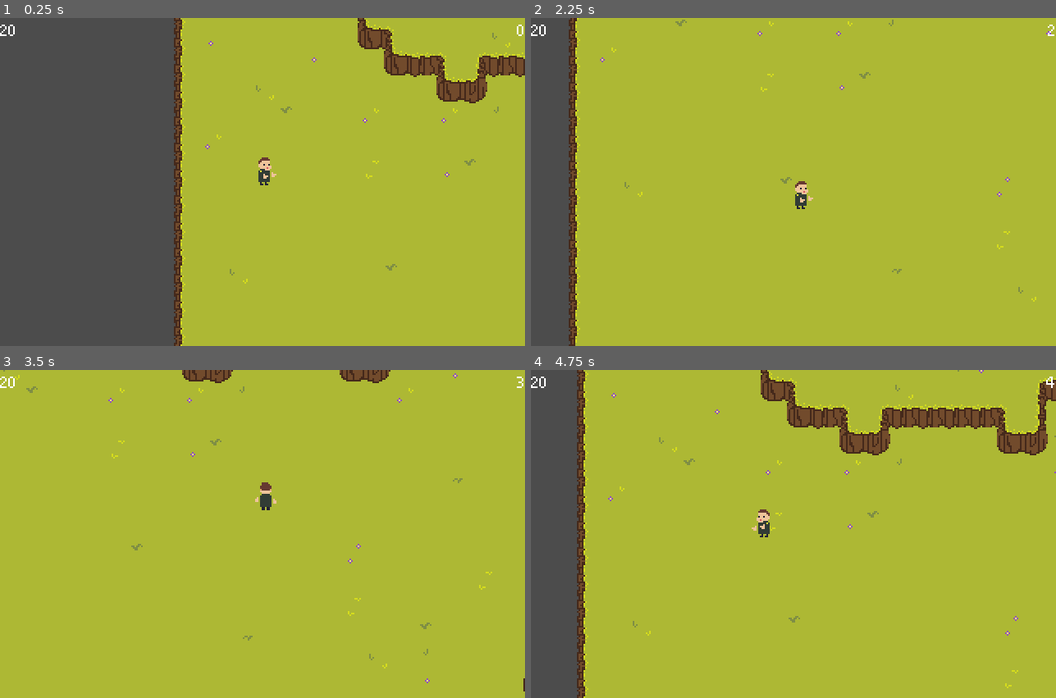
Above: before the commit, frames 1-4 (two rows, left to right).
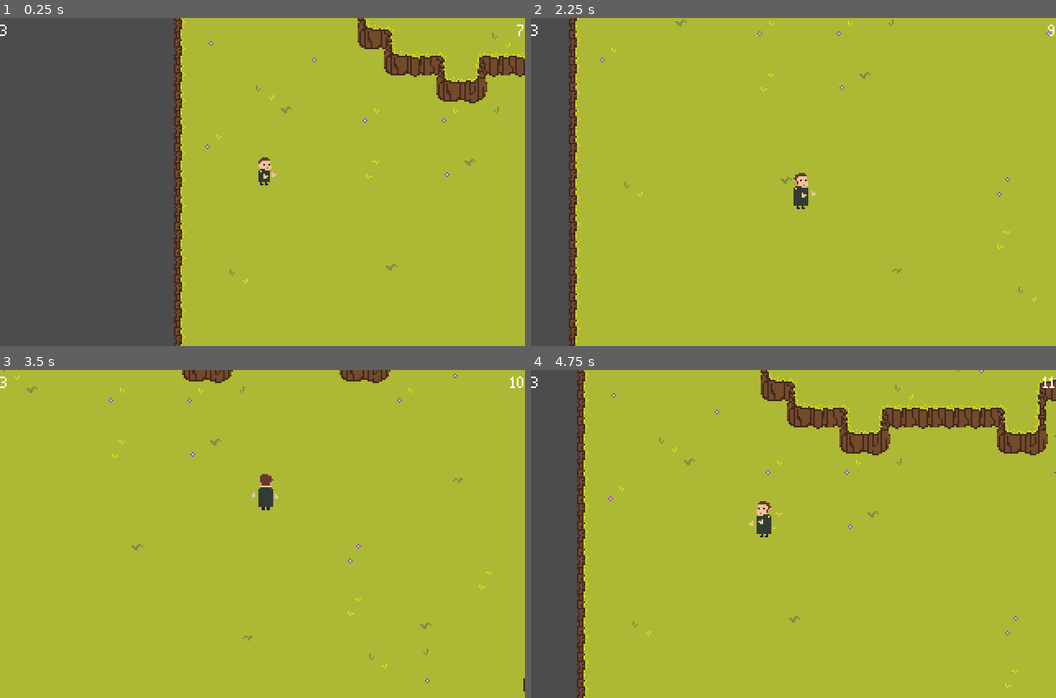
Above: after the commit, the same moments.

Repository: TeamKebab/GodotWildJam24
Game: Godot game, scene res://src/gui/Start.tscn
The game is run twice, just before and just after one commit, with the same random seed, the same clock (stepped at 60 frames per second) and the same inputs.
Inputs:
- Up to frame 1 (0.25 s): no input
- Up to frame 2 (2.25 s): tap Enter (ui_accept) at 0.5, 0.77, 1.52 s; hold Right (ui_right) 0.53-1.28 s; hold Down (ui_down) 1.28-2.03 s; hold Right (ui_right) from 2.03 s (still down)
- Up to frame 3 (3.5 s): release Right (ui_right) at 2.78 s; hold Up (ui_up) from 2.78 s (still down); tap Enter (ui_accept) at 3.02 s
- Up to frame 4 (4.75 s): release Up (ui_up) at 3.53 s; hold Left (ui_left) from 3.53 s (still down); tap Enter (ui_accept) at 3.77, 4.52 s

The runs differ from the first frame. In frame 1, less than 0.1% of the frame differs, in the area x 0-100%, y 2-6%; in frame 2, 0.2%; in frame 3, 0.3%; in frame 4, 0.3%, in the area x 0-100%, y 2-50%.

Commit message:
orc hero

Diff:
--- a/src/components/Attack.gd
+++ b/src/components/Attack.gd
@@ -5,12 +5,9 @@
 signal attacked(targets)
 
 
-export var damage: int = 1
-export var knockback_strength: int = 150
 export var single_hit: bool = true
 export var area_attack: bool = false
 export var attack_cooldown: float = 1
-
 
 var attacked_targets = []
 
--- a/src/components/HP.gd
+++ b/src/components/HP.gd
@@ -7,8 +7,7 @@
 
 var max_hp: int = 1 setget _set_max_hp
 var hp : int setget _set_hp
-var invulnerable_to = []
-var vulnerable_to = []
+var immune_to = []
 
 func _init(start_max_hp):
 	max_hp = start_max_hp
@@ -20,7 +19,7 @@
 
 
 func damage(damage, type):
-	if not invulnerable_to.has(type) or vulnerable_to.has(type):
+	if not immune_to.has(type):
 		_set_hp(hp - damage)
 
 
--- a/src/components/MeleeAttack.gd
+++ b/src/components/MeleeAttack.gd
@@ -1,11 +1,17 @@
 tool
 extends Attack
+
+
+export var damage: int = 1
+export var knockback_strength: int = 150
+
+export(String, "Normal", "Whomping", "Fire") var attack_type = "Normal"
 
 
 func do_target_effect(target_hurtbox):
 	var target = target_hurtbox.get_parent()
 
-	target.hp.damage(damage, "normal")
+	target.hp.damage(damage, attack_type)
 
 	var parent_position = get_parent().position
 	var knockback_direction = parent_position.direction_to(target.position)
--- a/src/entities/Breakable.gd
+++ b/src/entities/Breakable.gd
@@ -4,24 +4,34 @@
 const HP = preload("res://src/components/HP.gd")
 
 
-export(Array, String) var vulnerable_to = [] setget _set_vulnerable_to
-export var max_hp: int = 1
+export(Array, String, "Normal", "Whomping", "Fire") var immune_to = [] setget _set_immune_to
+export var max_hp: int = 1 setget _set_max_hp
 
 
-onready var hp = HP.new(max_hp)
+var hp = HP.new(max_hp)
 
 
 func _ready():
 	hp.connect("died", self, "destroy")
-	hp.vulnerable_to = vulnerable_to
+	hp.immune_to = immune_to
+	hp.max_hp = max_hp
+
+
+func knockback(strength):
+	pass
 
 
 func destroy():
 	queue_free()
 
 
-func _set_vulnerable_to(new_value):
-	vulnerable_to = new_value
+func _set_max_hp(new_max_hp):
+	max_hp = new_max_hp
+	hp.max_hp = max_hp
+
+
+func _set_immune_to(new_value):
+	immune_to = new_value
 
 	if hp != null:
-		hp.vulnerable_to = vulnerable_to
+		hp.immune_to = immune_to
--- a/src/entities/Fence.tscn
+++ b/src/entities/Fence.tscn
@@ -11,13 +11,16 @@
 
 [node name="Fence" instance=ExtResource( 1 )]
 collision_layer = 2
-vulnerable_to = [ "Whomping" ]
+immune_to = [ "Normal" ]
 
 [node name="CollisionShape2D" parent="." index="0"]
+visible = false
+modulate = Color( 1, 1, 1, 0.129412 )
 position = Vector2( 0, 2 )
 shape = SubResource( 1 )
 
 [node name="HurtBox" parent="." index="1"]
+modulate = Color( 0.388235, 0.631373, 0.117647, 0.662745 )
 position = Vector2( 0, -3 )
 collision_layer = 128
 collision_mask = 2147483648
--- a/src/entities/Projectile.gd
+++ b/src/entities/Projectile.gd
@@ -52,7 +52,7 @@
 
 
 func do_target_effect(target):
-	target.hp.damage(damage, "normal")
+	target.hp.damage(damage, "Normal")
 	target.knockback(motion.normalized() * knockback_strength)
 
 
--- /dev/null
+++ b/src/entities/characters/HumanHero.tscn
@@ -0,0 +1,21 @@
+[gd_scene load_steps=5 format=2]
+
+[ext_resource path="res://src/entities/characters/Player.tscn" type="PackedScene" id=1]
+[ext_resource path="res://assets/sprites/hero.png" type="Texture" id=2]
+
+[sub_resource type="AnimationNodeStateMachinePlayback" id=1]
+
+[sub_resource type="AnimationNodeStateMachinePlayback" id=2]
+
+[node name="Player" instance=ExtResource( 1 )]
+max_hp = 3
+
+[node name="Sprite" parent="." index="2"]
+texture = ExtResource( 2 )
+
+[node name="AnimationTree" parent="." index="6"]
+parameters/Action/playback = SubResource( 1 )
+parameters/Age/playback = SubResource( 2 )
+
+[node name="DetectionBox" parent="." index="7"]
+modulate = Color( 1, 1, 1, 0.419608 )
--- /dev/null
+++ b/src/entities/characters/OrcHero.tscn
@@ -0,0 +1,21 @@
+[gd_scene load_steps=5 format=2]
+
+[ext_resource path="res://src/entities/characters/Player.tscn" type="PackedScene" id=1]
+[ext_resource path="res://assets/sprites/orc.png" type="Texture" id=2]
+
+[sub_resource type="AnimationNodeStateMachinePlayback" id=1]
+
+[sub_resource type="AnimationNodeStateMachinePlayback" id=2]
+
+[node name="Player" instance=ExtResource( 1 )]
+
+[node name="Sprite" parent="." index="2"]
+texture = ExtResource( 2 )
+
+[node name="AnimationTree" parent="." index="6"]
+parameters/Action/playback = SubResource( 1 )
+parameters/Age/playback = SubResource( 2 )
+
+[node name="Attack" parent="." index="9"]
+damage = 2
+attack_type = "Whomping"
--- a/src/entities/characters/Player.gd
+++ b/src/entities/characters/Player.gd
@@ -25,6 +25,7 @@
 export(String, "Right", "Left", "Up", "Down") var facing_direction = "Down" setget _set_facing_direction
 export(String, "Teen", "Adult", "Elder") var age = "Teen" setget _set_age
 
+export var max_hp = 10 setget _set_max_hp
 
 var acceleration: float = 300
 var max_speed: float = 100
@@ -34,8 +35,8 @@
 var interacting_item = null
 var state = State.Move
 
-var hp = HP.new(Game.max_hp)
-var _baby = null
+var hp = HP.new(max_hp)
+var baby = null
 
 var parent = ""
 var race = "human"
@@ -49,16 +50,23 @@
 onready var animationState = animationTree.get("parameters/Action/playback")
 
 
+func init(from_parent):
+	if Engine.editor_hint:
+		return
+
+	parent = from_parent
+
+
 func _ready():
 	if Engine.editor_hint:
 		return
 
 	Game.connect("time_passes", self, "_on_time_passes")
-	Game.connect("day_ended", self, "_on_day_ended")
 
 	detection.connect("body_entered", self, "_on_detection_body_entered")
 	detection.connect("body_exited", self, "_on_detection_body_exited")
 
+	baby_sprite.hide()
 	set_sprite_sheet()
 
 
@@ -97,44 +105,21 @@
 	return "a basic hero"
 
 
-func have_child(baby):
-	if _baby != null:
-		return
-
-	_baby = baby
+func have_child(new_baby):
+	if has_child():
+		return
+
+	baby = new_baby
 	baby_sprite.set_texture(RACE_TEXTURES[baby.race])
 	baby_sprite.show()
 
 
 func has_child():
-	return _baby != null
+	return baby != null
 
 
 func is_in_reproductive_age():
 	return age == "Adult" or age == "Elder"
-
-
-func die():
-	Game.add_hero_to_dynasty(self)
-
-	if _baby == null:
-		Game.game_over()
-	else:
-		grow_up_baby()
-
-
-func grow_up_baby():
-	parent = _baby.parent
-	race = _baby.race
-	# todo: set other baby attributes
-
-	hp.max_hp = Game.max_hp
-
-	animationAge.travel("Teen")
-	sprite.set_texture(RACE_TEXTURES[race])
-
-	baby_sprite.hide()
-	_baby = null
 
 
 func interact(item):
@@ -200,8 +185,9 @@
 				animationAge.travel("Elder")
 
 
-func _on_day_ended():
-	die()
+func _set_max_hp(new_max_hp):
+	max_hp = new_max_hp
+	hp.max_hp = max_hp
 
 
 func _set_age(new_age):
--- a/src/entities/characters/Player.tscn
+++ b/src/entities/characters/Player.tscn
@@ -82,7 +82,7 @@
 nodes/DirectionAction/node = SubResource( 15 )
 nodes/DirectionAction/position = Vector2( 480, 40 )
 nodes/output/position = Vector2( 960, 140 )
-node_connections = [ "output", 0, "All", "DirectionAction", 0, "Action", "DirectionAction", 1, "Direction", "All", 0, "DirectionAction", "All", 1, "Age" ]
+node_connections = [ "output", 0, "All", "All", 0, "DirectionAction", "All", 1, "Age", "DirectionAction", 0, "Action", "DirectionAction", 1, "Direction" ]
 
 [sub_resource type="AnimationNodeStateMachinePlayback" id=17]
 
@@ -118,7 +118,6 @@
 
 [node name="Sprite" type="Sprite" parent="."]
 position = Vector2( 0.5, -10 )
-texture = ExtResource( 1 )
 region_enabled = true
 region_rect = Rect2( 24, 0, 24, 24 )
 
@@ -163,14 +162,12 @@
 position = Vector2( 8, -6 )
 collision_mask = 320
 shape = SubResource( 19 )
-disabled = false
 
 [node name="HurtBox" parent="." instance=ExtResource( 5 )]
 position = Vector2( 0.111362, -6.45676 )
 collision_layer = 32
 collision_mask = 0
 shape = SubResource( 20 )
-disabled = false
 
 [node name="Attack" parent="." instance=ExtResource( 6 )]
 position = Vector2( 8.11136, -6.45676 )
@@ -178,7 +175,4 @@
 collision_mask = 128
 shape = SubResource( 21 )
 disabled = true
-damage = 1
 knockback_strength = 50
-single_hit = true
-area_attack = false
--- a/src/entities/monsters/ElfArcher.tscn
+++ b/src/entities/monsters/ElfArcher.tscn
@@ -81,5 +81,7 @@
 collision_layer = 0
 collision_mask = 32
 shape = SubResource( 6 )
+disabled = false
 single_hit = false
+area_attack = false
 Projectile = ExtResource( 12 )
--- a/src/globals/Game.gd
+++ b/src/globals/Game.gd
@@ -6,7 +6,11 @@
 signal player_hp_changed(hp)
 
 
-const Player = preload("res://src/entities/characters/Player.tscn")
+const PLAYER_RACES = {
+	"human": preload("res://src/entities/characters/HumanHero.tscn"),
+	"orc": preload("res://src/entities/characters/OrcHero.tscn"),
+
+}
 
 
 const START_MAP = "res://src/maps/TestLevel.tscn"
@@ -22,7 +26,6 @@
 
 
 var time_of_day: int = 0
-var max_hp: int = 20
 var hp: int setget , get_hp
 
 onready var timer : Timer = $Timer
@@ -34,13 +37,11 @@
 
 
 func start():
-	time_of_day = 0
+	time_of_day = ADULT_AGE - 2
 	hero_dynasty = []
 	map_state = {}
 
-	player = Player.instance()
-	player.hp.connect("hp_changed", self, "_on_player_hp_changed")
-	player.hp.connect("died", self, "_on_player_hp_died")
+	player = create_player()
 
 	go_to_map(START_MAP, "Default")
 
@@ -54,13 +55,9 @@
 	scene_loader.gameover_screen()
 
 
-func add_hero_to_dynasty(hero):
-	hero_dynasty.append(hero.get_info())
-
-
 func get_hp():
 	if player == null or player.hp == null:
-		return max_hp
+		return 0
 
 	return player.hp.hp
 
@@ -86,9 +83,47 @@
 
 
 func end_day():
+	timer.stop()
 	emit_signal("day_ended")
-	timer.stop()
+
+	hero_dynasty.append(player.get_info())
+
+	if player.has_child():
+		grow_baby()
+	else:
+		game_over()
+
 	start_day()
+
+
+func grow_baby():
+	var baby = player.baby
+
+	var new_player = create_player(baby.parent, baby.race)
+	new_player.position = player.position
+	new_player.facing_direction = player.facing_direction
+
+	var container = player.get_parent()
+	var position = player.get_position_in_parent()
+	container.remove_child(player)
+
+	player = new_player
+
+	container.add_child(player)
+	container.move_child(player, position)
+
+
+func create_player(parent = "", race = "human"):
+	var new_player = PLAYER_RACES[race].instance()
+
+	new_player.init(parent)
+
+	new_player.hp.connect("hp_changed", self, "_on_player_hp_changed")
+	new_player.hp.connect("died", self, "_on_player_hp_died")
+
+	emit_signal("player_hp_changed", new_player.hp.max_hp)
+
+	return new_player
 
 
 func go_to_map(map_path, entry_name):
@@ -104,8 +139,7 @@
 	time_of_day += 1
 
 	if (time_of_day >= END_OF_DAY):
-		time_of_day = 0
-		emit_signal("day_ended")
+		end_day()
 	else:
 		emit_signal("time_passes", time_of_day)
 
--- a/src/globals/SceneLoader.gd
+++ b/src/globals/SceneLoader.gd
@@ -1,4 +1,7 @@
 extends Node
+
+
+signal map_loaded(path)
 
 
 const SCREENS = {
@@ -50,6 +53,8 @@
 	get_tree().get_root().add_child(current_scene)
 	get_tree().set_current_scene(current_scene)
 
+	emit_signal("map_loaded", path)
+
 
 func _deferred_load_screen(name):
 	current_scene.free()
--- a/src/maps/TestLevel.tscn
+++ b/src/maps/TestLevel.tscn
@@ -63,12 +63,15 @@
 
 [node name="SwordSoldier" parent="YSort" index="3" instance=ExtResource( 5 )]
 position = Vector2( 536, 72 )
+max_hp = 1
+acceleration = 50
+speed = 50
 
 [node name="ElfArcher" parent="YSort" index="4" instance=ExtResource( 6 )]
 position = Vector2( 200, 200 )
 
 [node name="Fence" parent="YSort" index="5" instance=ExtResource( 7 )]
-position = Vector2( 304, 72 )
+position = Vector2( 320, 72 )
 
 [node name="Default" parent="Entries" index="0"]
 position = Vector2( -120, 192 )
